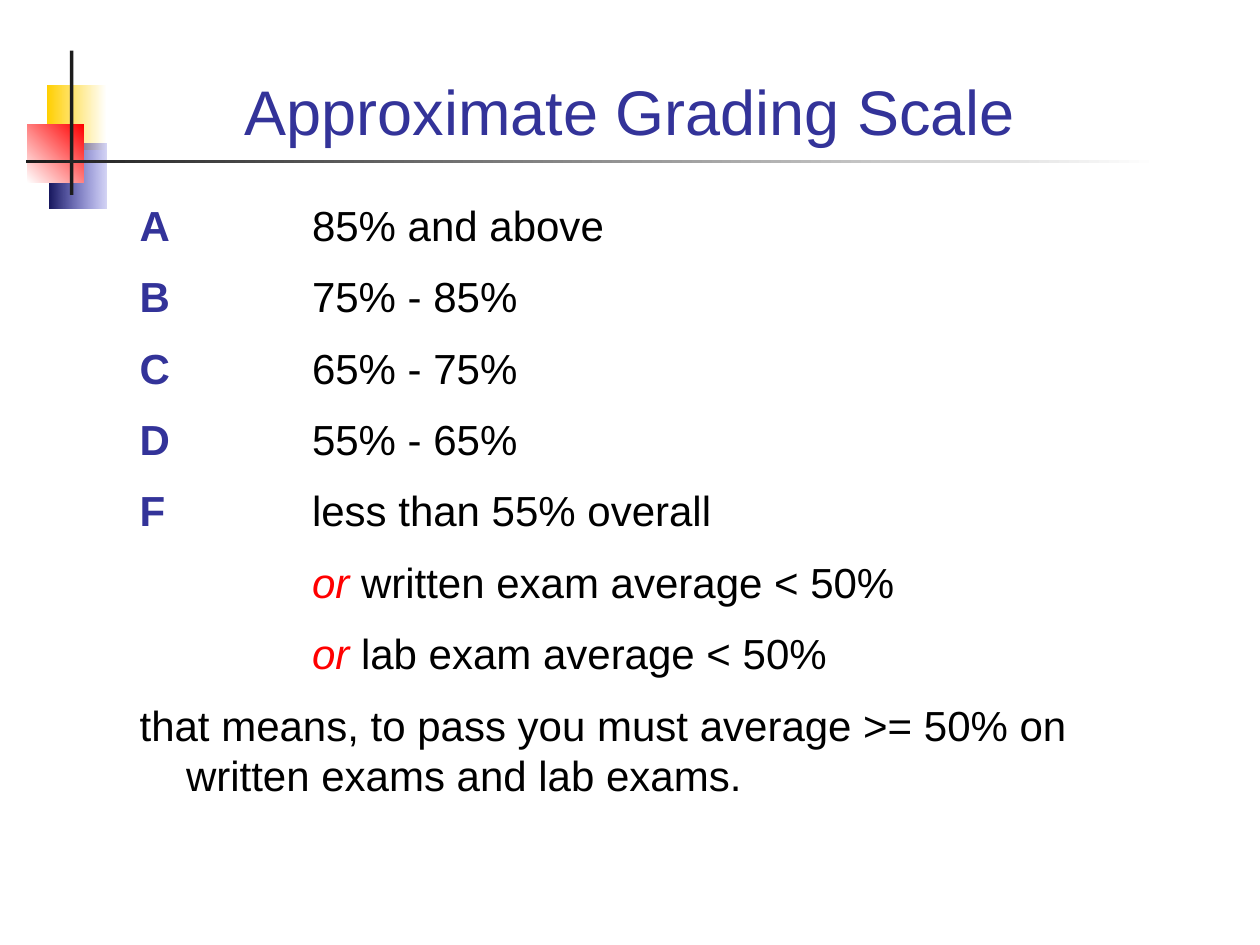
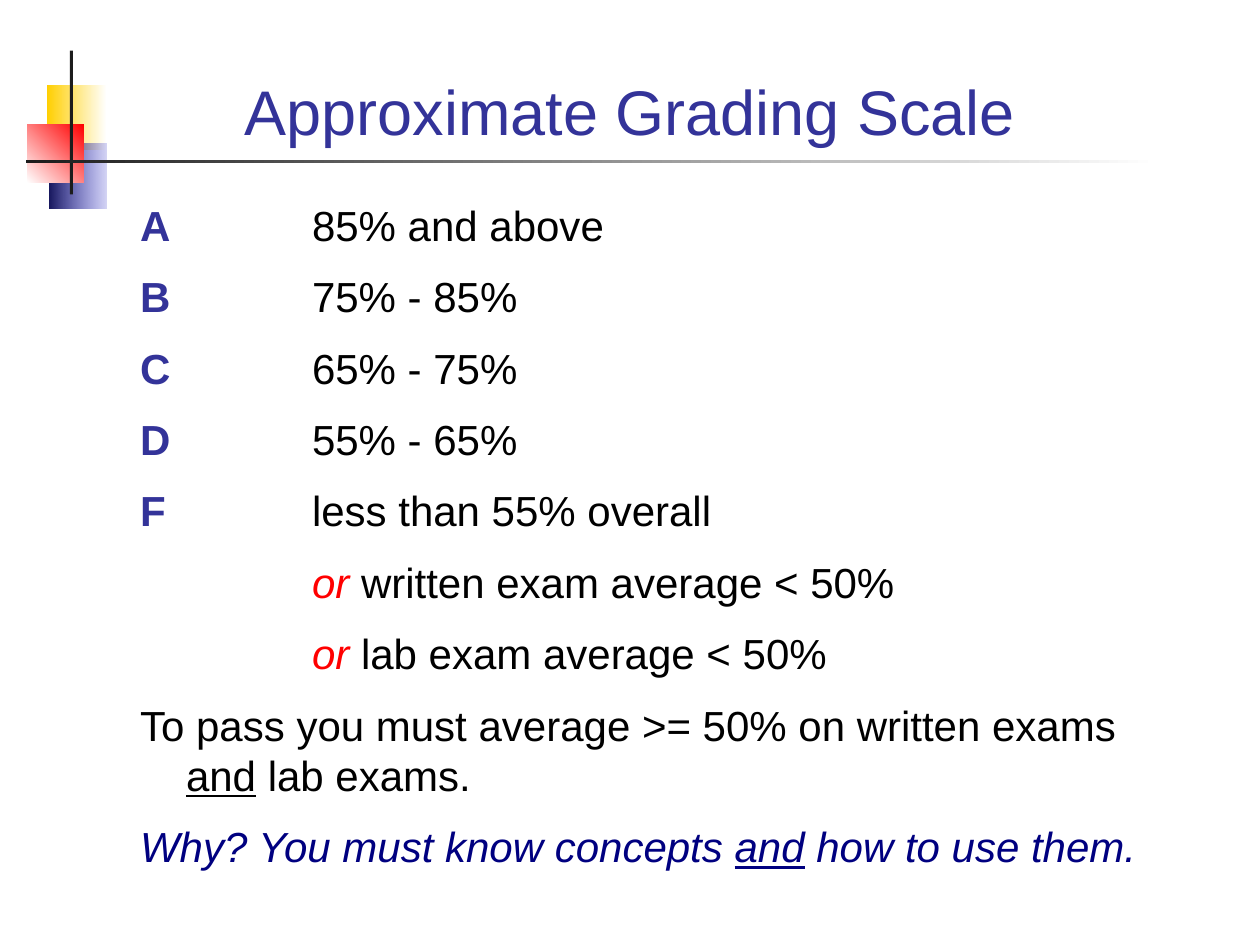
Before and after one commit to skeoop/skeoop.github.io, a slide deck: slide 10 of week1/0-Introduction-to-Course.ppt. Drawn at 1260x945 pixels with LibreOffice and Linux fonts; fonts in the diff are those of the drawing. Boxes give left, top, right and bottom in pixels: in the first picture for what was removed or moved away, otherwise in the second. Text is boxed around its words. In the diff, an @@ line names an element or a change of style, - is before the commit and + after.

```diff
--- a/week1/0-Introduction-to-Course.ppt
+++ b/week1/0-Introduction-to-Course.ppt
@@ text at (140,710,1136,871): text changed @@
-that means, to pass you must average >= 50% on written exams and lab exams.
+To pass you must average >= 50% on written exams and lab exams.
+Why? You must know concepts and how to use them.
```
Also in this commit, not shown: 7 other slides changed, 3 slides added, 2 slides removed, 10 other files.
